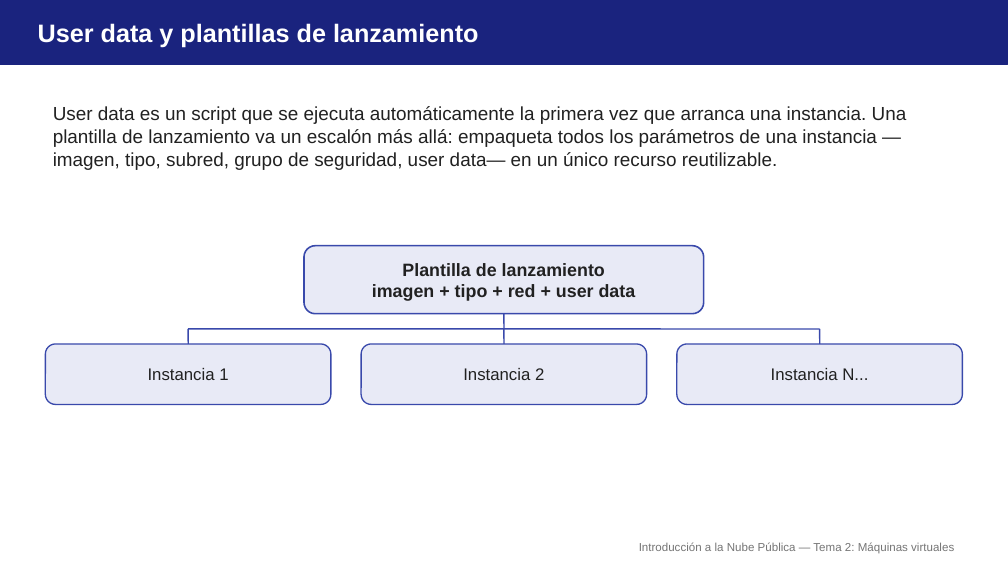
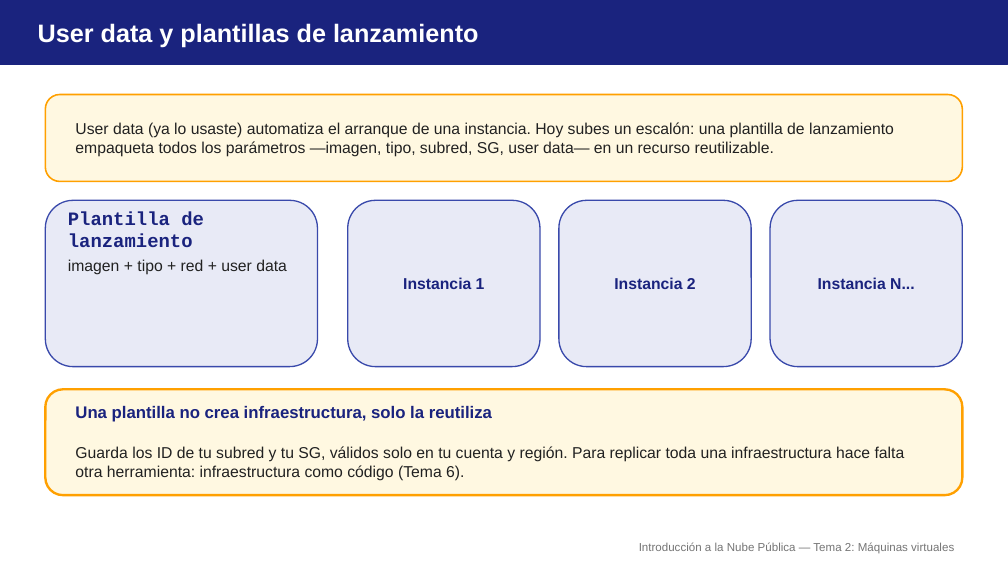
Before and after one commit to aitorventura/introduccion-nube, a slide deck: slide 8 of docs/tema2/diapositivas/maquinas-virtuales.pptx (slide 9 before the commit). Drawn at 1008x567 pixels with LibreOffice and Linux fonts; fonts in the diff are those of the drawing. Boxes give left, top, right and bottom in pixels: in the first picture for what was removed or moved away, otherwise in the second. Text is boxed around its words. In the diff, an @@ line names an element or a change of style, - is before the commit and + after.

Commit message:
Rehace visualmente las diapositivas de Temas 1 a 5
Reconstruye los decks de primer-contacto-aws, vpc-diseno, seguridad-red,
maquinas-virtuales, almacenamiento, bases-datos-gestionadas,
arquitectura-completa, alta-disponibilidad-escalado, dns-https-cdn,
monitorizacion-operacion, iam-aplicado y economia-nube con tarjetas,
tablas y diagramas nativos en vez de listados de texto, revisadas a
90dpi para descartar solapamientos.

```diff
--- a/docs/tema2/diapositivas/maquinas-virtuales.pptx
+++ b/docs/tema2/diapositivas/maquinas-virtuales.pptx
@@ rounded rectangle added at <box>45,95,963,181</box>, fill #FFF8E1, outline #FFA000 1.5 pt @@
@@ text "User data (ya lo usaste) ..." at <box>75,122,894,157</box>: vertical alignment top to middle @@
@@ text at <box>75,122,894,157</box>: text changed; size 18 to 15 pt @@
-User data es un script que se ejecuta automáticamente la primera vez que arranca una instancia. Una plantilla de lanzamiento va un escalón más allá: empaqueta todos los parámetros de una instancia —imagen, tipo, subred, grupo de seguridad, user data— en un único recurso reutilizable.
+User data (ya lo usaste) automatiza el arranque de una instancia. Hoy subes un escalón: una plantilla de lanzamiento empaqueta todos los parámetros —imagen, tipo, subred, SG, user data— en un recurso reutilizable.
@@ rounded rectangle: place and size @@
-rounded rectangle at <box>45,344,331,405</box>
+rounded rectangle at <box>45,200,318,367</box>
@@ size 16 to 15 pt, text colour #212121 to #1A237E, bold on in 3 elements at <box>614,277,696,289</box>, <box>818,277,914,289</box>, <box>403,277,485,289</box> @@
@@ text "Instancia 1": place and size @@
-text "Instancia 1" at <box>148,368,228,380</box>
+text "Instancia 1" at <box>403,277,485,289</box>
@@ rounded rectangle added at <box>348,200,540,367</box>, fill #E8EAF6, outline #3949AB 1.25 pt @@
@@ text "Instancia 2": place and size @@
-text "Instancia 2" at <box>463,368,544,380</box>
+text "Instancia 2" at <box>614,277,696,289</box>
@@ rounded rectangle: place and size @@
-rounded rectangle at <box>361,344,647,405</box>
+rounded rectangle at <box>559,200,751,367</box>
@@ text "Instancia N...": place and size @@
-text "Instancia N..." at <box>771,368,868,380</box>
+text "Instancia N..." at <box>818,277,914,289</box>
@@ rounded rectangle added at <box>771,200,963,367</box>, fill #E8EAF6, outline #3949AB 1.25 pt @@
@@ text added at <box>68,212,204,247</box>, 18 pt, text #1A237E, bold @@
+Plantilla de lanzamiento
@@ text "imagen + tipo + red ...": place and size @@
-text "imagen + tipo + red ..." at <box>372,263,636,301</box>
+text "imagen + tipo + red ..." at <box>68,259,287,275</box>
@@ text "imagen + tipo + red ..." at <box>68,259,287,275</box>: size 17 to 15 pt, bold off; alignment centre to left; vertical alignment middle to top @@
@@ rounded rectangle removed at <box>304,246,704,314</box> @@
@@ text at <box>402,263,605,276</box>: paragraph removed @@
-Plantilla de lanzamiento
@@ line removed from (188, 329) to (188, 344) @@
@@ line removed from (188, 329) to (820, 329) @@
@@ line removed from (504, 314) to (504, 329) @@
@@ line removed from (504, 329) to (504, 344) @@
@@ line removed from (820, 329) to (820, 344) @@
@@ rounded rectangle removed at <box>677,344,963,405</box> @@
@@ rounded rectangle added at <box>45,389,963,495</box>, fill #FFF8E1, outline #FFA000 2.25 pt @@
@@ text added at <box>75,406,905,481</box>, 15 pt, text #212121 @@
+Una plantilla no crea infraestructura, solo la reutiliza
+Guarda los ID de tu subred y tu SG, válidos solo en tu cuenta y región. Para replicar toda una infraestructura hace falta otra herramienta: infraestructura como código (Tema 6).
```
Also in this commit, not shown: 8 other slides changed, 2 slides removed, 23 other files.
